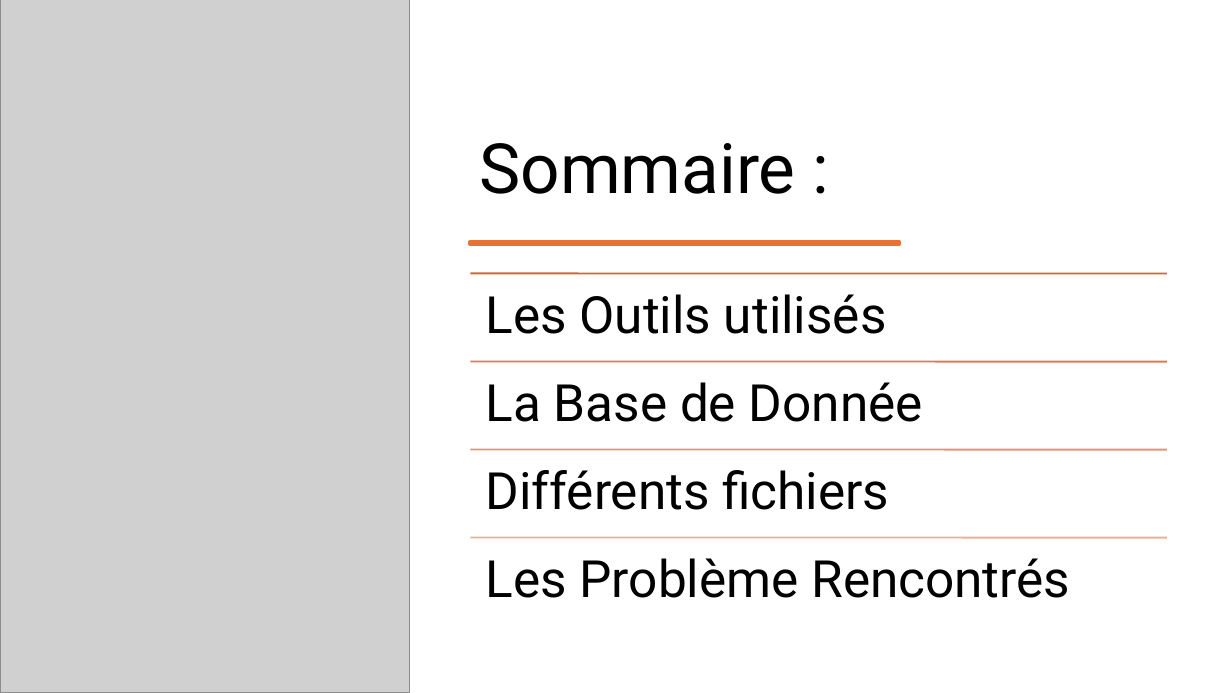
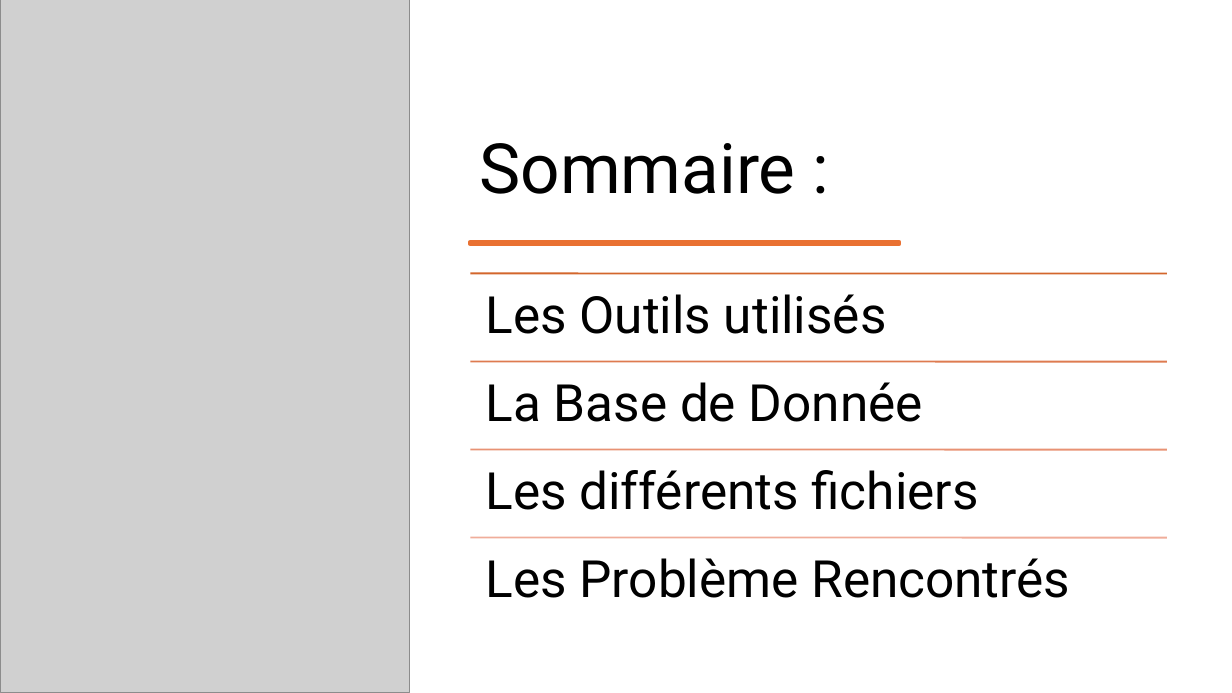
Before and after one commit to GabrielCoquillet/pokedex, a slide deck: slide 2 of Pokedex.odp. Drawn at 1232x693 pixels with LibreOffice and Linux fonts; fonts in the diff are those of the drawing; grey boxes stand for pictures. Boxes give left, top, right and bottom in pixels: in the first picture for what was removed or moved away, otherwise in the second. Text is boxed around its words. In the diff, an @@ line names an element or a change of style, - is before the commit and + after.

```diff
--- a/Pokedex.odp
+++ b/Pokedex.odp
@@ text in free at [486,470,979,510]: text changed @@
-Différents fichiers
+Les différents fichiers
```
Also in this commit, not shown: 4 other slides changed, 3 slides added, 1 slide removed.
